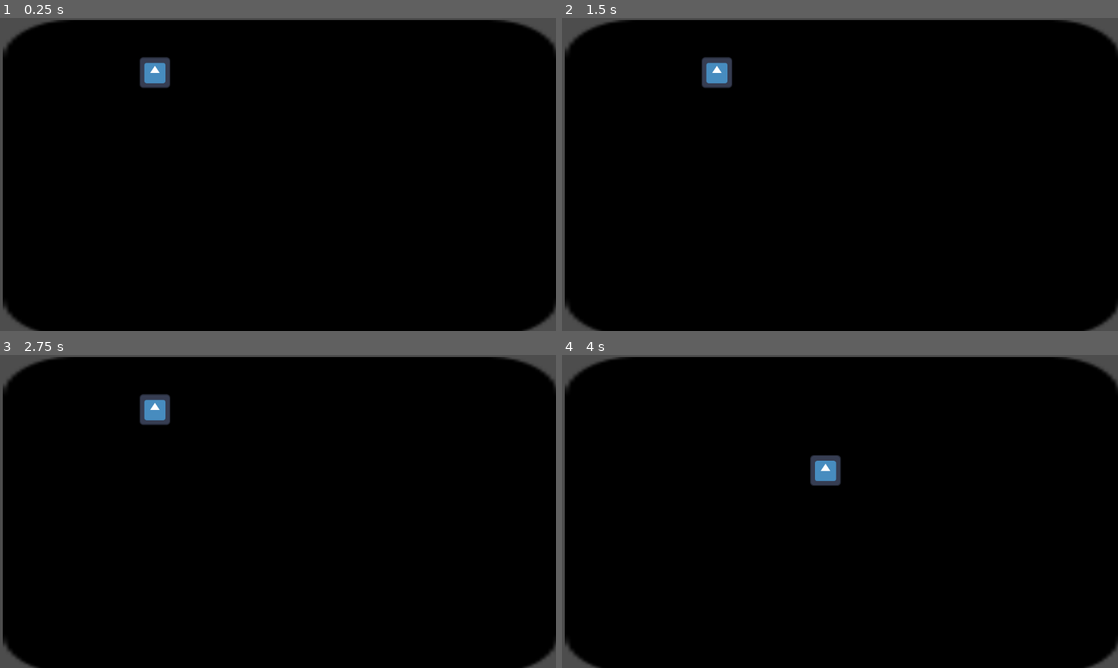
Above: before the commit, frames 1-4 (two rows, left to right).
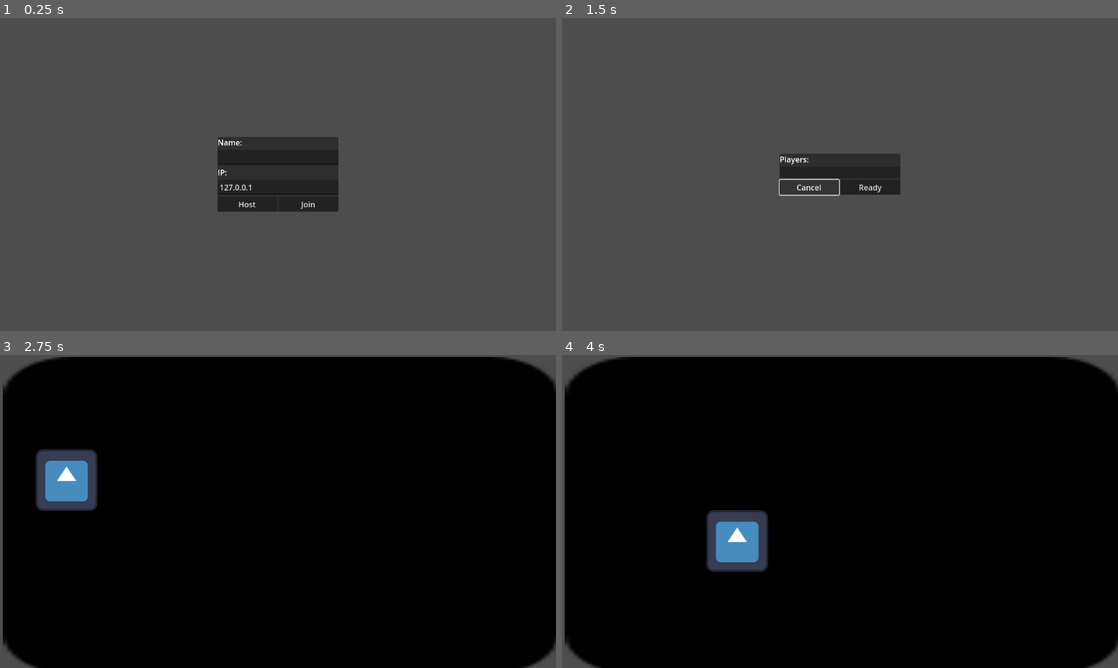
Above: after the commit, the same moments.

Repository: Milwer7/Tiamat-Studios-Game
Game: Godot game, scene res://scenes/lobby.tscn
The game is run twice, just before and just after one commit, with the same random seed, the same clock (stepped at 60 frames per second) and the same inputs. Before the commit the project starts from res://scenes/main.tscn. The engine's default icon, where the game draws it, is replaced by a stand-in: a white triangle on a blue panel in a dark square.
Inputs (mouse positions are in pixels of both pictures, inside the frame that each line leads up to):
- Up to frame 1 (0.25 s): no input
- Up to frame 2 (1.5 s): click (806, 202) at 0.5 s, where only the run after the commit has a clickable "Host"; click (806, 187) at 1.25 s, where only the run after the commit has a clickable "Cancel"
- Up to frame 3 (2.75 s): click (311, 524) at 2 s, where only the run after the commit has a clickable "Ready"
- Up to frame 4 (4 s): tap Enter at 2.75 s; hold D (move_right) 2.78-3.53 s; hold S (move_down) from 3.53 s (still down)

The runs differ from the first frame. In frame 1, 98% of the frame differs, in the area x 0-100%, y 0-100%; in frame 2, 98%; in frame 3, 2.7%; in frame 4, 2.7%.
Error after the commit: Cannot call method 'get_unique_id' on a null value. (res://scripts/lobby.gd:97)

Commit message:
feat(multiplayer): partial multiplayer implemented, client problems

Diff:
--- a/project.godot
+++ b/project.godot
@@ -11,9 +11,13 @@
 [application]
 
 config/name="Tiamat Studios Game"
-run/main_scene="res://scenes/main.tscn"
+run/main_scene="res://scenes/lobby.tscn"
 config/features=PackedStringArray("4.0", "Forward Plus")
 config/icon="res://icon.svg"
+
+[autoload]
+
+Game="*res://scripts/game.gd"
 
 [display]
 
--- a/scenes/Player.gd
+++ /dev/null
@@ -1,16 +0,0 @@
-extends CharacterBody2D
-
-
-@export var speed = 300
-@export var acceleration = 4000
-
-func move_character(delta):
-	# Moves the character based on the input on both axis
-	var move_input = Input.get_vector("move_left", "move_right", "move_up", "move_down")
-
-	velocity.x = move_toward(velocity.x, move_input.x * speed, acceleration * delta)
-	velocity.y = move_toward(velocity.y, move_input.y * speed, acceleration * delta)
-	move_and_slide()
-
-func _physics_process(delta):
-	move_character(delta) # Moving the character
--- /dev/null
+++ b/scenes/Player.tscn
@@ -0,0 +1,17 @@
+[gd_scene load_steps=4 format=3 uid="uid://cpv1rmseqmyog"]
+
+[ext_resource type="Script" path="res://scripts/Player.gd" id="1_g708o"]
+[ext_resource type="Texture2D" uid="uid://dbyqqjm6xqy8h" path="res://icon.svg" id="2_o4b0t"]
+
+[sub_resource type="CapsuleShape2D" id="CapsuleShape2D_y08x6"]
+
+[node name="Player" type="CharacterBody2D"]
+script = ExtResource("1_g708o")
+
+[node name="Sprite2D" type="Sprite2D" parent="."]
+texture = ExtResource("2_o4b0t")
+
+[node name="CollisionShape2D" type="CollisionShape2D" parent="."]
+position = Vector2(0, 10)
+scale = Vector2(3, 3)
+shape = SubResource("CapsuleShape2D_y08x6")
--- /dev/null
+++ b/scenes/lobby.tscn
@@ -0,0 +1,95 @@
+[gd_scene load_steps=2 format=3 uid="uid://bfx0aqk1mrdlo"]
+
+[ext_resource type="Script" path="res://scripts/lobby.gd" id="1_kpbr1"]
+
+[node name="Lobby" type="MarginContainer"]
+anchors_preset = 15
+anchor_right = 1.0
+anchor_bottom = 1.0
+grow_horizontal = 2
+grow_vertical = 2
+script = ExtResource("1_kpbr1")
+
+[node name="PanelContainer" type="PanelContainer" parent="."]
+layout_mode = 2
+size_flags_horizontal = 4
+size_flags_vertical = 4
+
+[node name="MarginContainer" type="MarginContainer" parent="PanelContainer"]
+layout_mode = 2
+
+[node name="Start" type="VBoxContainer" parent="PanelContainer/MarginContainer"]
+unique_name_in_owner = true
+custom_minimum_size = Vector2(250, 0)
+layout_mode = 2
+
+[node name="Label" type="Label" parent="PanelContainer/MarginContainer/Start"]
+layout_mode = 2
+text = "Name:
+"
+
+[node name="User" type="LineEdit" parent="PanelContainer/MarginContainer/Start"]
+unique_name_in_owner = true
+layout_mode = 2
+text = "Player"
+
+[node name="Label2" type="Label" parent="PanelContainer/MarginContainer/Start"]
+layout_mode = 2
+text = "IP:
+"
+
+[node name="IP" type="LineEdit" parent="PanelContainer/MarginContainer/Start"]
+unique_name_in_owner = true
+layout_mode = 2
+text = "127.0.0.1"
+
+[node name="HBoxContainer" type="HBoxContainer" parent="PanelContainer/MarginContainer/Start"]
+layout_mode = 2
+
+[node name="Host" type="Button" parent="PanelContainer/MarginContainer/Start/HBoxContainer"]
+unique_name_in_owner = true
+layout_mode = 2
+size_flags_horizontal = 3
+text = "Host"
+
+[node name="Join" type="Button" parent="PanelContainer/MarginContainer/Start/HBoxContainer"]
+unique_name_in_owner = true
+layout_mode = 2
+size_flags_horizontal = 3
+text = "Join"
+
+[node name="Info" type="Label" parent="PanelContainer/MarginContainer/Start"]
+visible = false
+layout_mode = 2
+
+[node name="Pending" type="VBoxContainer" parent="PanelContainer/MarginContainer"]
+unique_name_in_owner = true
+visible = false
+custom_minimum_size = Vector2(250, 0)
+layout_mode = 2
+
+[node name="Label" type="Label" parent="PanelContainer/MarginContainer/Pending"]
+layout_mode = 2
+text = "Players:
+"
+
+[node name="PanelContainer" type="PanelContainer" parent="PanelContainer/MarginContainer/Pending"]
+layout_mode = 2
+
+[node name="Players" type="VBoxContainer" parent="PanelContainer/MarginContainer/Pending/PanelContainer"]
+unique_name_in_owner = true
+layout_mode = 2
+
+[node name="HBoxContainer" type="HBoxContainer" parent="PanelContainer/MarginContainer/Pending"]
+layout_mode = 2
+
+[node name="Cancel" type="Button" parent="PanelContainer/MarginContainer/Pending/HBoxContainer"]
+layout_mode = 2
+size_flags_horizontal = 3
+text = "Cancel
+"
+
+[node name="Go" type="Button" parent="PanelContainer/MarginContainer/Pending/HBoxContainer"]
+layout_mode = 2
+size_flags_horizontal = 3
+text = "Ready"
--- a/scenes/main.tscn
+++ b/scenes/main.tscn
@@ -1,27 +1,30 @@
 [gd_scene load_steps=4 format=3 uid="uid://dkha1nx3t7si2"]
 
+[ext_resource type="Script" path="res://scripts/main.gd" id="1_cu8gd"]
 [ext_resource type="Texture2D" uid="uid://dbyqqjm6xqy8h" path="res://icon.svg" id="1_ohyqu"]
-[ext_resource type="Script" path="res://scenes/Player.gd" id="2_fd0y1"]
+[ext_resource type="PackedScene" uid="uid://cpv1rmseqmyog" path="res://scenes/Player.tscn" id="2_dasxc"]
 
-[sub_resource type="CircleShape2D" id="CircleShape2D_2qj32"]
+[node name="Main" type="Node2D"]
+script = ExtResource("1_cu8gd")
+player_scene = ExtResource("2_dasxc")
 
-[node name="Main" type="Node"]
-
-[node name="Sprite2D" type="Sprite2D" parent="."]
+[node name="Background" type="Sprite2D" parent="."]
 modulate = Color(0, 0, 0, 1)
 position = Vector2(581.75, 332)
 scale = Vector2(8.98828, 5.125)
 texture = ExtResource("1_ohyqu")
 
-[node name="CharacterBody2D" type="CharacterBody2D" parent="."]
-position = Vector2(321, 113)
-script = ExtResource("2_fd0y1")
-metadata/_edit_group_ = true
+[node name="Players" type="Node2D" parent="."]
 
-[node name="Sprite2D" type="Sprite2D" parent="CharacterBody2D"]
-scale = Vector2(0.5, 0.5)
-texture = ExtResource("1_ohyqu")
+[node name="Markers" type="Node2D" parent="."]
 
-[node name="CollisionShape2D" type="CollisionShape2D" parent="CharacterBody2D"]
-scale = Vector2(3, 3)
-shape = SubResource("CircleShape2D_2qj32")
+[node name="Player1Spawn" type="Marker2D" parent="Markers"]
+position = Vector2(138, 259)
+gizmo_extents = 36.0
+
+[node name="Player2Spawn" type="Marker2D" parent="Markers"]
+position = Vector2(982, 260)
+gizmo_extents = 36.0
+
+[node name="MultiplayerSpawner" type="MultiplayerSpawner" parent="."]
+spawn_path = NodePath("../Players")
--- /dev/null
+++ b/scripts/Player.gd
@@ -0,0 +1,32 @@
+class_name Player
+extends CharacterBody2D
+
+
+@export var speed = 300
+@export var acceleration = 4000
+
+var move_input = 0
+
+func init(id):
+	set_multiplayer_authority(id)
+	name = str(id)
+
+func move_character(delta) -> void:
+	if is_multiplayer_authority():
+		# Moves the character based on the input on both axis
+		move_input = Input.get_vector("move_left", "move_right", "move_up", "move_down")
+
+		velocity.x = move_toward(velocity.x, move_input.x * speed, acceleration * delta)
+		velocity.y = move_toward(velocity.y, move_input.y * speed, acceleration * delta)
+		move_and_slide()
+
+		rpc("send_data")
+
+func _physics_process(delta) -> void:
+	move_character(delta) # Moving the character
+
+@rpc("unreliable_ordered")
+func send_data(pos: Vector2, vel: Vector2, mi: float) -> void:
+	global_position = lerp(global_position, pos, 0.5)
+	velocity = lerp(velocity, vel, 0.5)
+	move_input = mi
--- /dev/null
+++ b/scripts/game.gd
@@ -0,0 +1,4 @@
+extends Node
+
+# [ id ]
+var players: Array = []
--- /dev/null
+++ b/scripts/lobby.gd
@@ -0,0 +1,115 @@
+extends MarginContainer
+
+
+const MAX_PLAYERS = 2
+const PORT = 5409
+
+@onready var user = %User
+@onready var ip = %IP
+@onready var host = %Host
+@onready var join = %Join
+
+@onready var start = %Start
+@onready var pending = %Pending
+@onready var players = %Players
+
+@onready var cancel = $PanelContainer/MarginContainer/Pending/HBoxContainer/Cancel
+@onready var go = $PanelContainer/MarginContainer/Pending/HBoxContainer/Go
+
+@onready var info = $PanelContainer/MarginContainer/Start/Info
+
+
+# { id: true }
+var status = { 1 : false }
+
+
+func _ready():
+	host.pressed.connect(_on_host_pressed)
+	join.pressed.connect(_on_join_pressed)
+	multiplayer.peer_connected.connect(_on_peer_connected)
+	start.show()
+	pending.hide()
+	user.text = OS.get_environment("USERNAME")
+
+	go.pressed.connect(_on_go_pressed)
+
+	info.hide()
+
+
+func _on_upnp_completed(status) -> void:
+	print(status)
+	if status == OK:
+		info.text = "Port Opened"
+	else:
+		info.text = "Error"
+	info.show()
+
+
+func _on_host_pressed() -> void:
+	var peer = ENetMultiplayerPeer.new()
+	peer.create_server(PORT, MAX_PLAYERS)
+	multiplayer.multiplayer_peer = peer
+	start.hide()
+	_add_player(user.text, multiplayer.get_unique_id())
+	pending.show()
+
+
+func _on_join_pressed() -> void:
+
+	var peer = ENetMultiplayerPeer.new()
+	peer.create_client(ip.text, PORT)
+	multiplayer.multiplayer_peer = peer
+	start.hide()
+	_add_player(user.text, multiplayer.get_unique_id())
+	pending.show()
+
+
+
+func _on_peer_connected(id: int) -> void:
+	rpc_id(id, "send_info", { "name": user.text })
+	if multiplayer.is_server():
+		status[id] = false
+
+
+func _add_player(name: String, id: int):
+	var label = Label.new()
+	label.name = str(id)
+	label.text = name
+	players.add_child(label)
+	Game.players.append(id)
+
+
+@rpc("any_peer", "reliable")
+func send_info(info: Dictionary) -> void:
+	var name = info.name
+	var id = multiplayer.get_remote_sender_id()
+	_add_player(name, id)
+
+
+func _paint_ready(id: int) -> void:
+	for child in players.get_children():
+		if child.name == str(id):
+			child.modulate = Color.GREEN_YELLOW
+
+
+func _on_go_pressed() -> void:
+	rpc("player_ready")
+	_paint_ready(multiplayer.get_unique_id())
+
+
+@rpc("reliable", "any_peer", "call_local")
+func player_ready():
+	var id = multiplayer.get_remote_sender_id()
+	_paint_ready(id)
+	if multiplayer.is_server():
+		status[id] = true
+		var all_ok = true
+		for ok in status.values():
+			all_ok = all_ok and ok
+		if all_ok:
+			rpc("start_game")
+
+
+@rpc("any_peer", "call_local", "reliable")
+func start_game() -> void:
+	get_tree().change_scene_to_file("res://scenes/main.tscn")
--- /dev/null
+++ b/scripts/main.gd
@@ -0,0 +1,21 @@
+extends Node2D
+
+@export var player_scene: PackedScene
+@onready var players = $Players
+@onready var markers = $Markers
+
+
+func _ready():
+
+	if is_multiplayer_authority():
+		Game.players.sort()
+
+		for i in Game.players.size():
+			var id = Game.players[i]
+			var player: Player = player_scene.instantiate()
+			var marker = markers.get_child(i)
+
+			player.name = str(id)
+			player.global_position = marker.global_position
+			players.add_child(player)
+			player.init(id)
